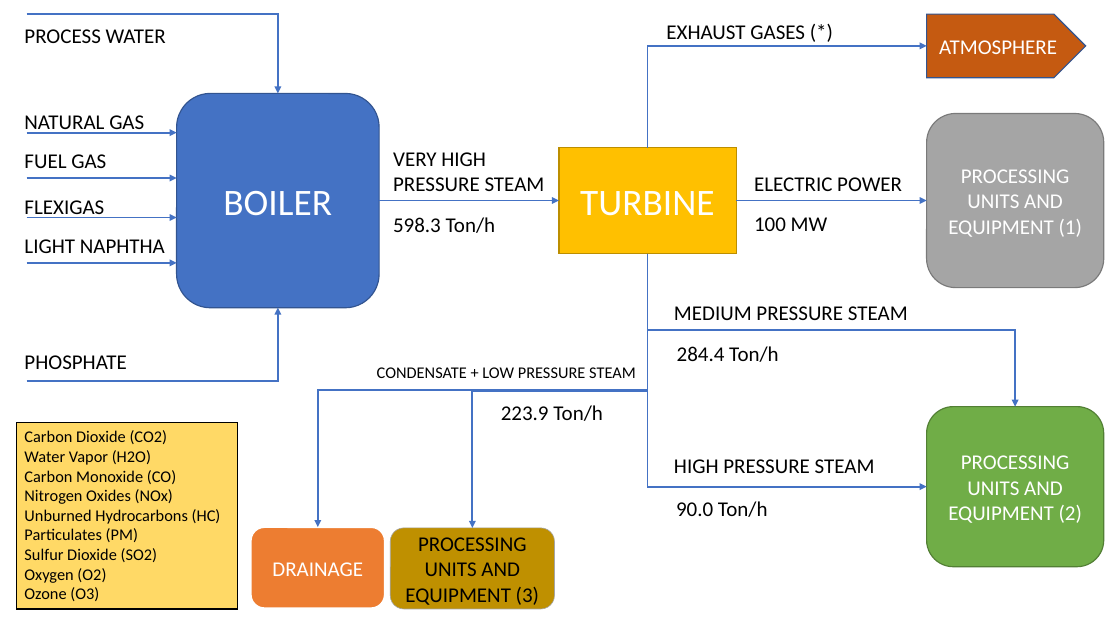
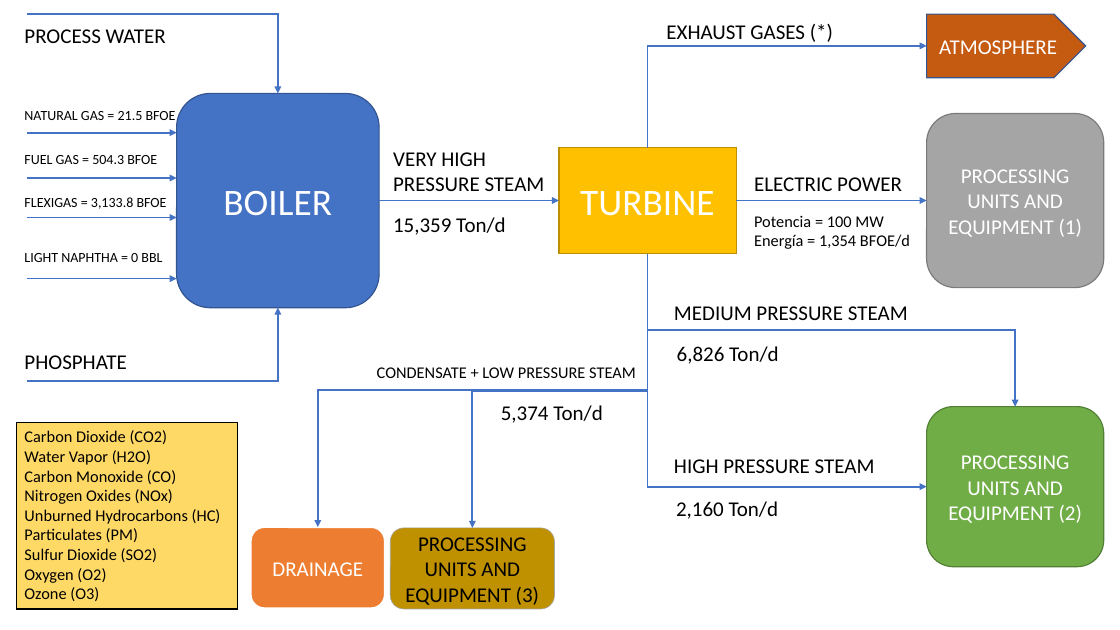
Before and after one commit to nielsmejia/Cogeneration, a slide deck: slide 1 of Niels Mejia Final Homework Presentation.pptx. Drawn at 1120x630 pixels with LibreOffice and Linux fonts; fonts in the diff are those of the drawing. Boxes give left, top, right and bottom in pixels: in the first picture for what was removed or moved away, otherwise in the second. Text is boxed around its words. In the diff, an @@ line names an element or a change of style, - is before the commit and + after.

```diff
--- a/Niels Mejia Final Homework Presentation.pptx
+++ b/Niels Mejia Final Homework Presentation.pptx
@@ text at (24, 111, 176, 120): text changed; size 18 to 12 pt @@
-NATURAL GAS
+NATURAL GAS = 21.5 BFOE
@@ text at (24, 155, 157, 164): text changed; size 18 to 12 pt @@
-FUEL GAS
+FUEL GAS = 504.3 BFOE
@@ text at (24, 197, 167, 209): text changed; size 18 to 12 pt @@
-FLEXIGAS
+FLEXIGAS = 3,133.8 BFOE
@@ text at (393, 217, 506, 235): text changed @@
-598.3 Ton/h
+15,359 Ton/d
@@ text at (754, 215, 910, 249): text changed; size 18 to 14 pt @@
-100 MW
+Potencia = 100 MW
+Energía = 1,354 BFOE/d
@@ text at (24, 253, 162, 262): text changed; size 18 to 12 pt @@
-LIGHT NAPHTHA
+LIGHT NAPHTHA = 0 BBL
@@ arrow moved from (27, 263) - (176, 263) to (27, 279) - (176, 279) @@
@@ text at (677, 346, 779, 364): text changed @@
-284.4 Ton/h
+6,826 Ton/d
@@ text at (501, 405, 603, 423): text changed @@
-223.9 Ton/h
+5,374 Ton/d
@@ text at (676, 501, 779, 519): text changed @@
-90.0 Ton/h
+2,160 Ton/d
```
Also in this commit, not shown: 1 other file.
